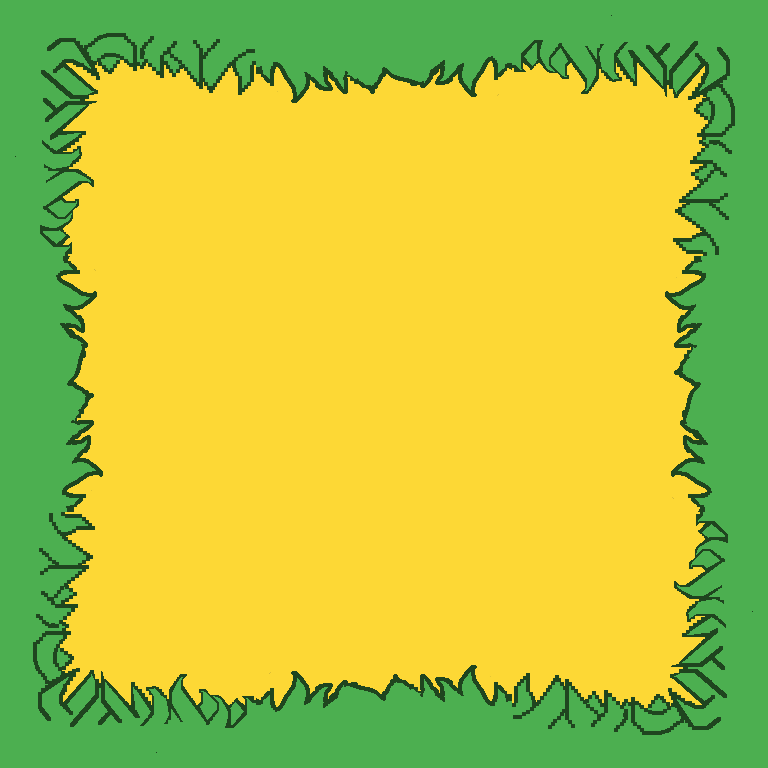
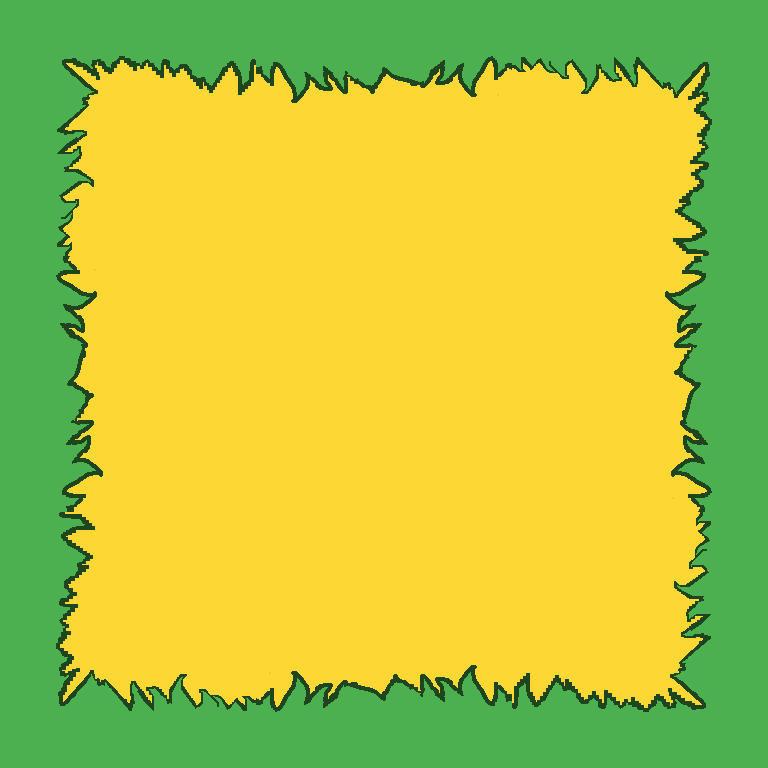
Revision of a layered 768×768 image; what changed, layer by layer:
painted on "GrassOutCorner copia 2" over (15, 33, 256, 254)
painted on "GrassOutCorner copia" over (512, 514, 753, 735)
painted on "GrassOutCorner copia 3" over (514, 15, 735, 256)
painted on "GrassOutCorner" (2nd of 2, in "GrassOutCorner") over (33, 512, 254, 753)
